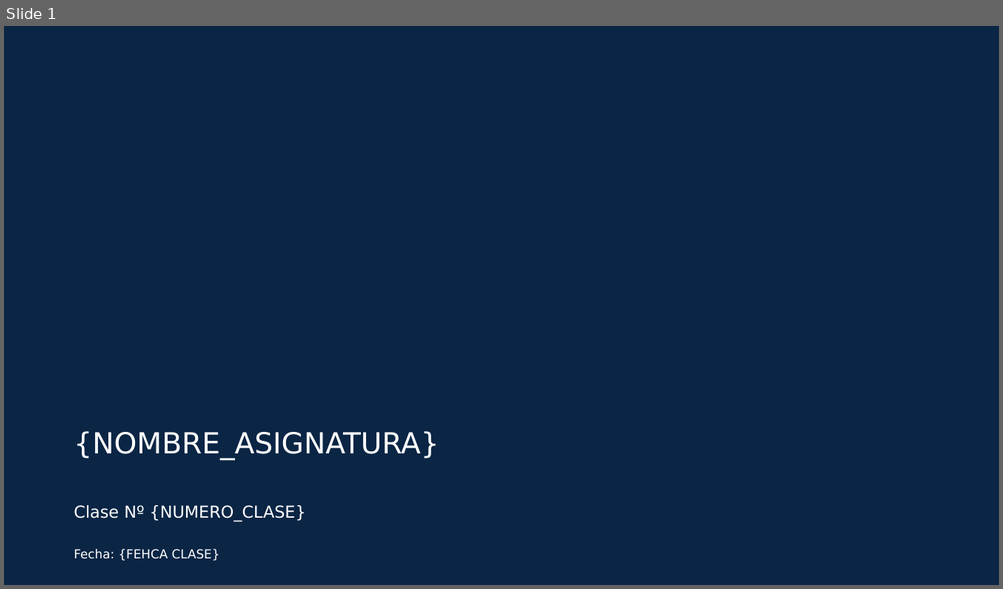
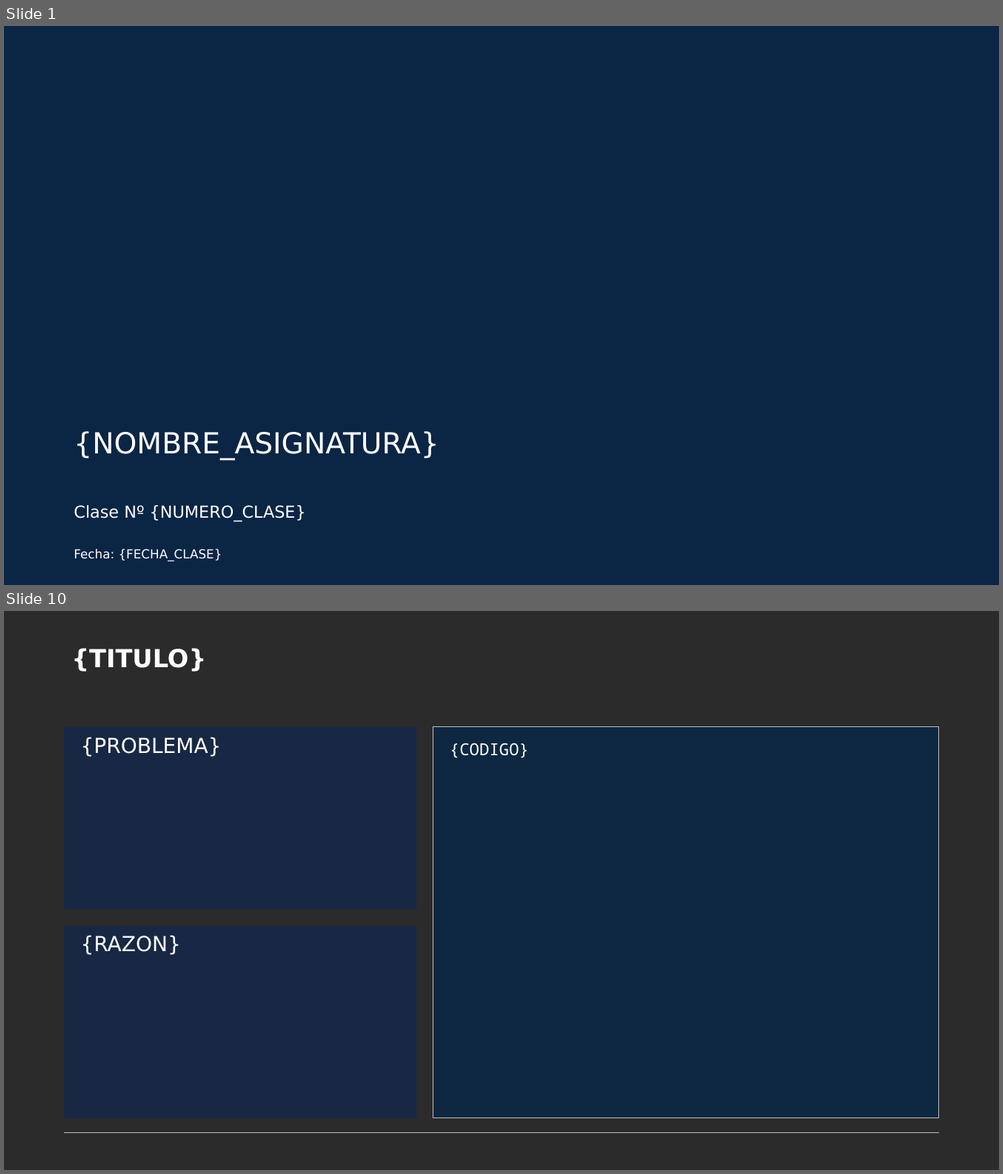
Before and after one commit to andystefano/semestra, a slide deck: resources/plantillas/Clase_Clase.pptx. Shown one above the other, each under a label of ours: slide 1 before the commit, slides 1 and 10 after it; the slides between them are not shown. The pictures are 1003x589 and 1003x1174 pixels, drawn with LibreOffice and Linux fonts; fonts in the diff are those of the drawing; background and template pictures are left out; a plain dark background stands for a picture behind light text. Boxes give left, top, right and bottom in pixels: in the first picture for what was removed or moved away, otherwise in the second. Text is boxed around its words. In the diff, an @@ line names an element or a change of style, - is before the commit and + after.

```diff
--- a/resources/plantillas/Clase_Clase.pptx
+++ b/resources/plantillas/Clase_Clase.pptx
@@ slide 10 added at box(4, 611, 999, 1170), background picture (left out) @@
@@ text added at box(71, 648, 206, 672), 24 pt, text #FFFFFF, bold @@
+{TITULO}
@@ rectangle added at box(65, 727, 417, 909), fill #182844, 20 pt, text #FFFFFF @@
+{PROBLEMA}
@@ rectangle added at box(433, 727, 939, 1119), fill #0E2841, outline #BFBFBF 0.75 pt, 16 pt, text #FFFFFF @@
+{CODIGO}
@@ rectangle added at box(65, 925, 417, 1119), fill #182844, 20 pt, text #FFFFFF @@
+{RAZON}
@@ line added from (65, 1133) to (939, 1133), #BFBFBF 0.75 pt @@
@@ slide 1 changed as well @@
@@ text at box(74, 549, 222, 562): text changed @@
-Fecha: {FEHCA CLASE}
+Fecha: {FECHA_CLASE}
```
Also in this commit, not shown: 72 other slides added, 1 slide removed, 9 other files.
